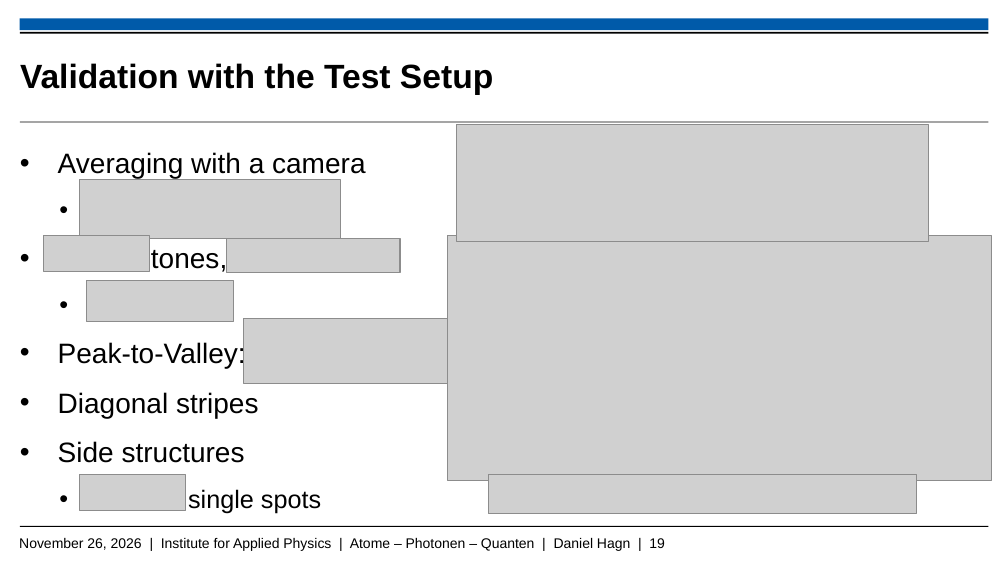
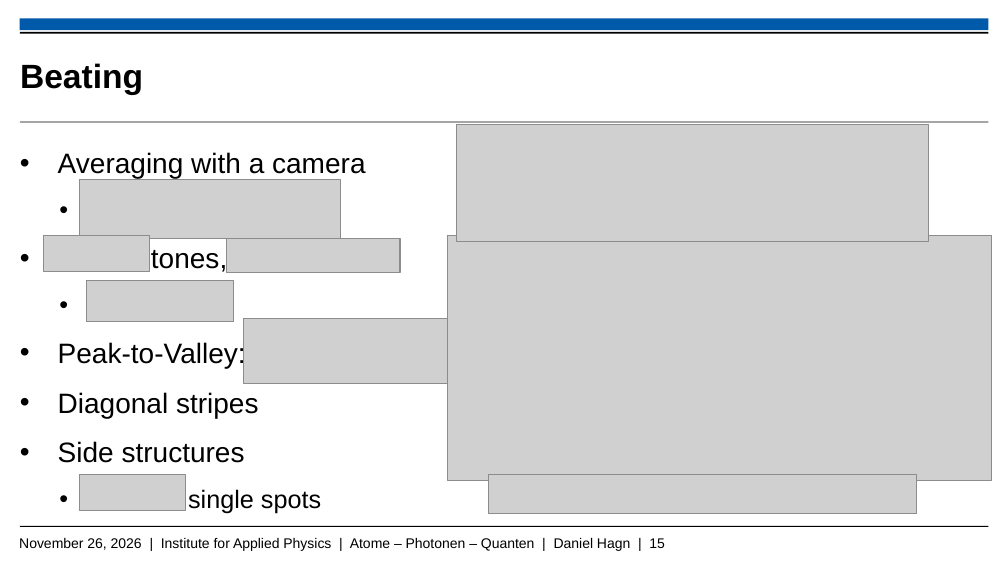
Before and after one commit to Daniel-Hagn-physik/Masterthesis_Backup, a slide deck: slide 15 of Hagn_Daniel_Mastervortrag.pptx (slide 19 before the commit). Drawn at 1008x567 pixels with LibreOffice and Linux fonts; fonts in the diff are those of the drawing; grey boxes stand for pictures; background and template pictures are left out. Boxes give left, top, right and bottom in pixels: in the first picture for what was removed or moved away, otherwise in the second. Text is boxed around its words. In the diff, an @@ line names an element or a change of style, - is before the commit and + after.

```diff
--- a/Hagn_Daniel_Mastervortrag.pptx
+++ b/Hagn_Daniel_Mastervortrag.pptx
@@ title at (20, 63, 143, 95): text changed @@
-Validation with the Test Setup
+Beating
@@ text at (19, 538, 665, 551): text changed @@
-November 26, 2026 | Institute for Applied Physics | Atome – Photonen – Quanten | Daniel Hagn | 19
+November 26, 2026 | Institute for Applied Physics | Atome – Photonen – Quanten | Daniel Hagn | 15
```
Also in this commit, not shown: 5 other slides changed, 4 slides added.
